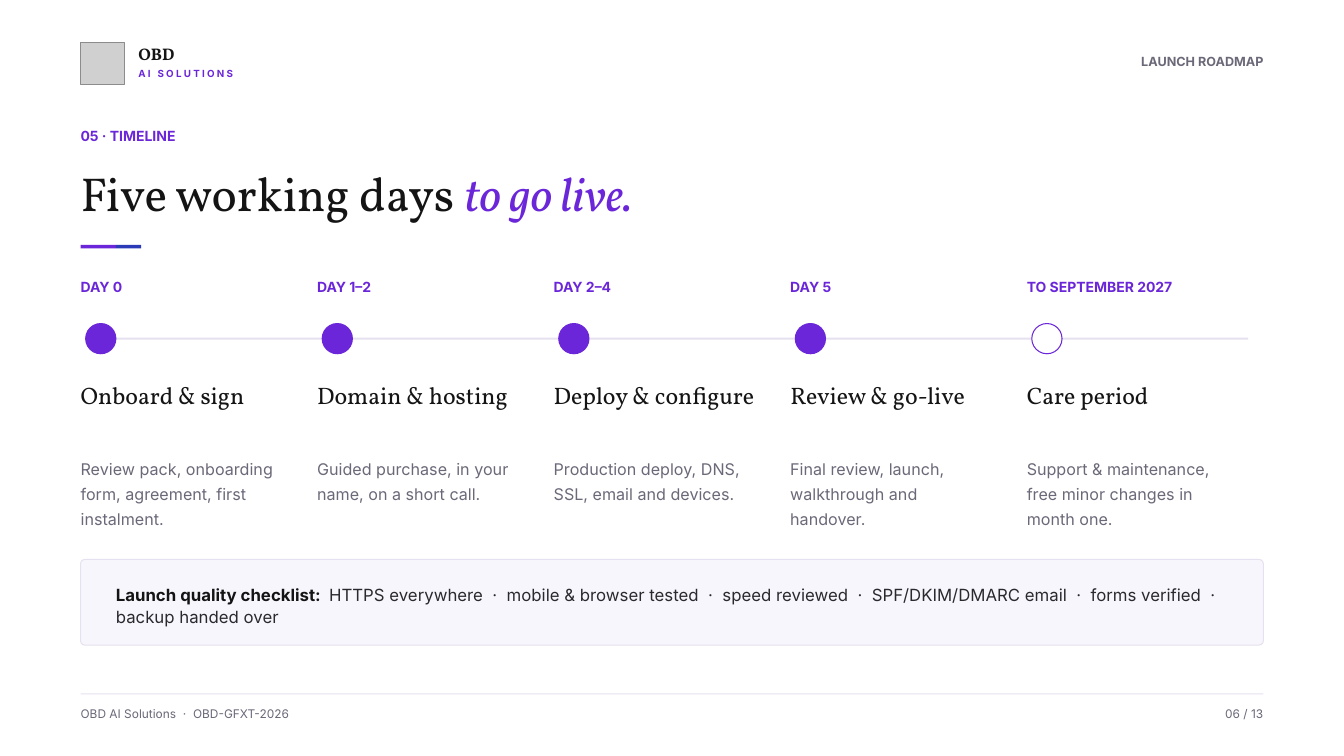
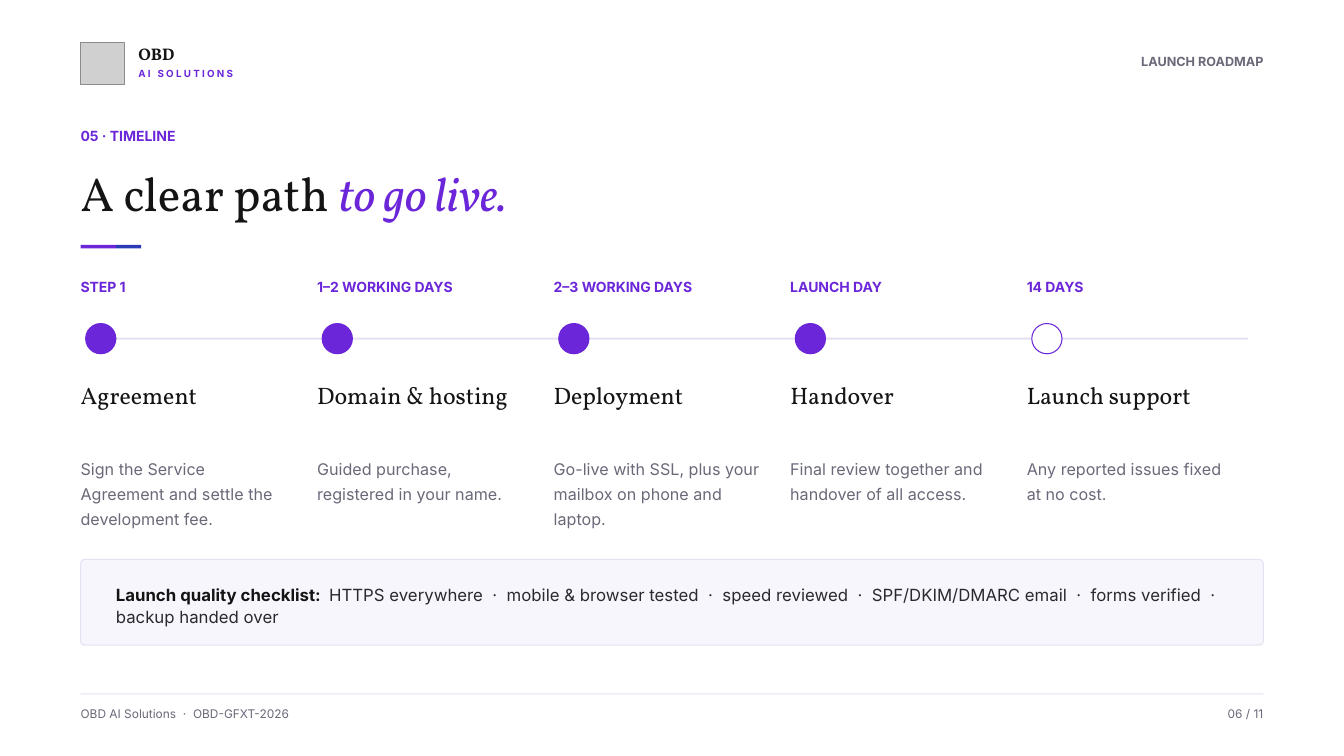
Before and after one commit to dev-qaamqaaj/website-docs, a slide deck: slide 6 of GFX-T Onboarding Kit/PPT/00 - Kickoff Deck.pptx. Drawn at 1344x756 pixels with LibreOffice and Linux fonts; fonts in the diff are those of the drawing; grey boxes stand for pictures. Boxes give left, top, right and bottom in pixels: in the first picture for what was removed or moved away, otherwise in the second. Text is boxed around its words. In the diff, an @@ line names an element or a change of style, - is before the commit and + after.

```diff
--- a/GFX-T Onboarding Kit/PPT/00 - Kickoff Deck.pptx
+++ b/GFX-T Onboarding Kit/PPT/00 - Kickoff Deck.pptx
@@ text at (x1=81, y1=177, x2=507, y2=223): text changed @@
-Five working days to go live.
+A clear path to go live.
@@ text at (x1=81, y1=281, x2=126, y2=292): text changed @@
-DAY 0
+STEP 1
@@ text at (x1=317, y1=281, x2=453, y2=292): text changed @@
-DAY 1–2
+1–2 WORKING DAYS
@@ text at (x1=554, y1=281, x2=692, y2=292): text changed @@
-DAY 2–4
+2–3 WORKING DAYS
@@ text at (x1=790, y1=281, x2=882, y2=292): text changed @@
-DAY 5
+LAUNCH DAY
@@ text at (x1=1027, y1=281, x2=1083, y2=292): text changed @@
-TO SEPTEMBER 2027
+14 DAYS
@@ text at (x1=81, y1=387, x2=197, y2=410): text changed @@
-Onboard & sign
+Agreement
@@ text at (x1=554, y1=387, x2=684, y2=410): text changed @@
-Deploy & configure
+Deployment
@@ text at (x1=790, y1=387, x2=894, y2=405): text changed @@
-Review & go-live
+Handover
@@ text at (x1=1027, y1=387, x2=1191, y2=410): text changed @@
-Care period
+Launch support
@@ text at (x1=81, y1=463, x2=272, y2=528): text changed @@
-Review pack, onboarding form, agreement, first instalment.
+Sign the Service Agreement and settle the development fee.
@@ text at (x1=317, y1=463, x2=502, y2=504): text changed @@
-Guided purchase, in your name, on a short call.
+Guided purchase, registered in your name.
@@ text at (x1=554, y1=463, x2=759, y2=529): text changed @@
-Production deploy, DNS, SSL, email and devices.
+Go-live with SSL, plus your mailbox on phone and laptop.
@@ text at (x1=790, y1=463, x2=982, y2=500): text changed @@
-Final review, launch, walkthrough and handover.
+Final review together and handover of all access.
@@ text at (x1=1027, y1=463, x2=1222, y2=500): text changed @@
-Support & maintenance, free minor changes in month one.
+Any reported issues fixed at no cost.
@@ text at (x1=1228, y1=709, x2=1264, y2=718): text changed @@
-06 / 13
+06 / 11
```
Also in this commit, not shown: 9 other slides changed, 2 slides removed, 30 other files.
